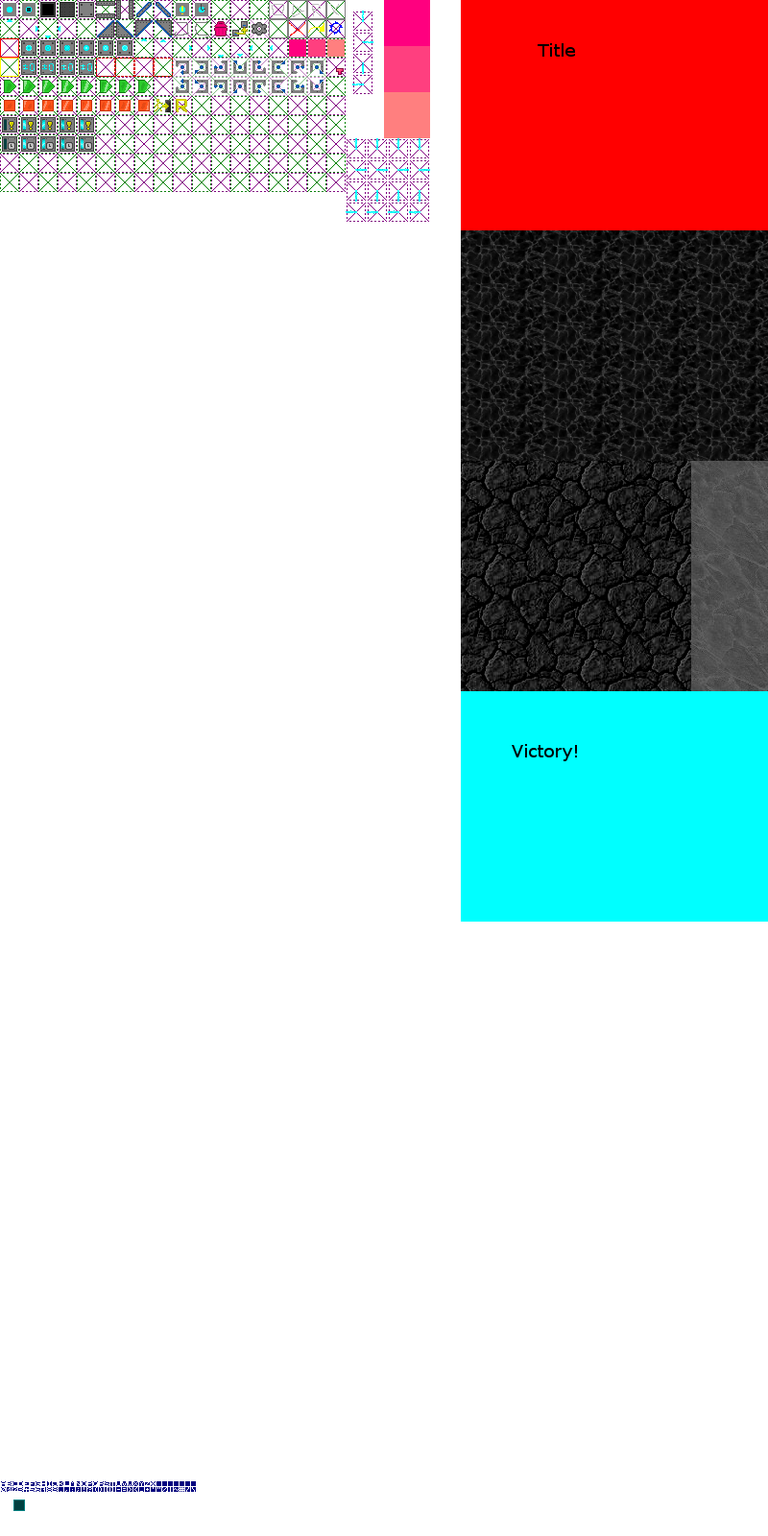
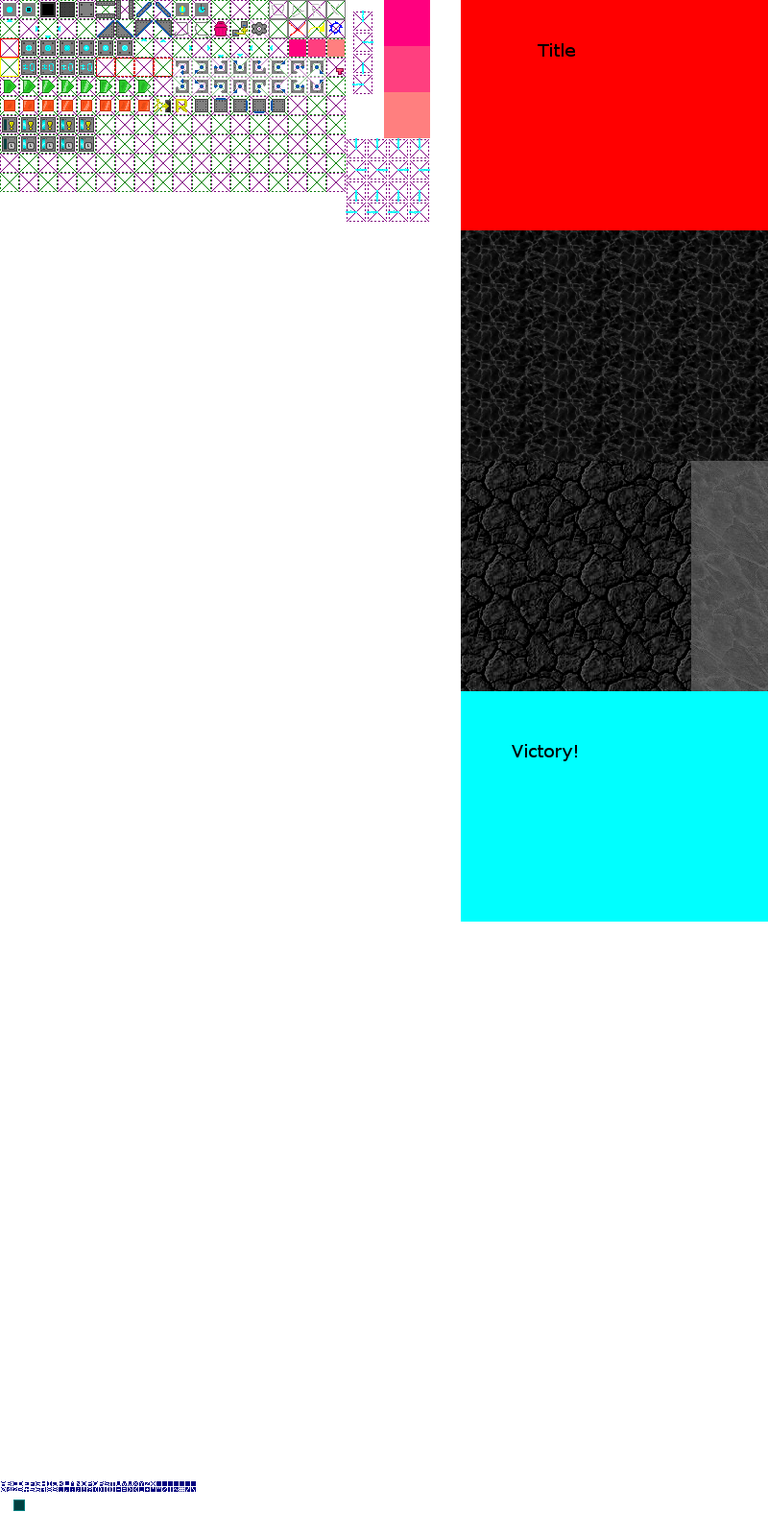
Layer changes from the first 768 x 1536 image to the second:
painted on "stuff" over <box>194,97,274,114</box>
painted on "helpers" over <box>214,98,286,113</box>
